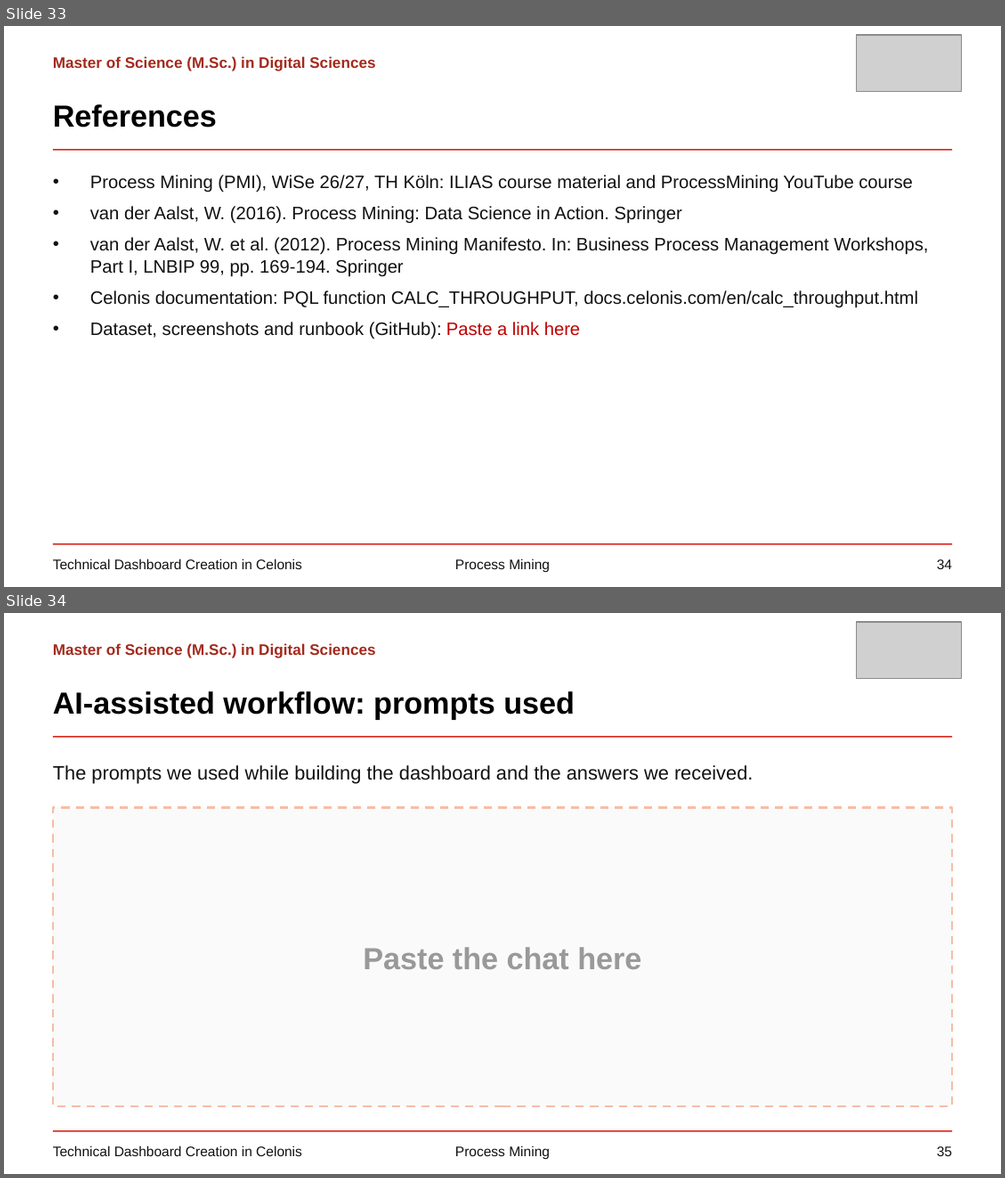
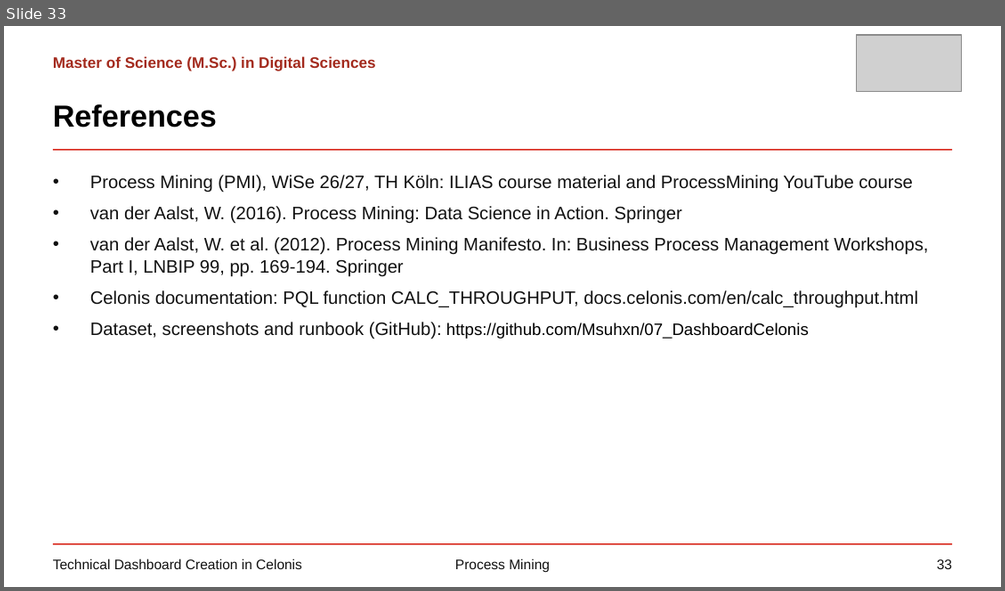
Before and after one commit to Msuhxn/07_DashboardCelonis, a slide deck: slides/Celonis_Seminar_Group07.pptx. Shown one above the other, each under a label of ours: slides 33 and 34 before the commit, slide 33 after it. The pictures are 1005x1178 and 1005x591 pixels, drawn with LibreOffice and Linux fonts; fonts in the diff are those of the drawing; grey boxes stand for pictures. Boxes give left, top, right and bottom in pixels: in the first picture for what was removed or moved away, otherwise in the second. Text is boxed around its words. In the diff, an @@ line names an element or a change of style, - is before the commit and + after.

Commit message:
Add AI usage log, GitHub link and slide updates

```diff
--- a/slides/Celonis_Seminar_Group07.pptx
+++ b/slides/Celonis_Seminar_Group07.pptx
@@ slide 34 removed at (4, 613, 1001, 1174), background #FFFFFF @@
@@ picture removed at (857, 622, 961, 679) @@
@@ text removed at (53, 643, 375, 658) @@
-Master of Science (M.Sc.) in Digital Sciences
@@ text removed at (53, 691, 574, 720) @@
-AI-assisted workflow: prompts used
@@ line removed from (53, 737) to (952, 737) @@
@@ text removed at (53, 765, 752, 784) @@
-The prompts we used while building the dashboard and the answers we received.
@@ rectangle removed at (53, 807, 952, 1106) @@
@@ text removed at (363, 947, 641, 969) @@
-Paste the chat here
@@ line removed from (53, 1131) to (952, 1131) @@
@@ text removed at (53, 1145, 302, 1156) @@
-Technical Dashboard Creation in Celonis
@@ text removed at (455, 1145, 550, 1159) @@
-Process Mining
@@ text removed at (937, 1146, 952, 1156) @@
-35
@@ slide 33 changed as well @@
@@ text at (90, 321, 809, 339): text changed; size 13 to 12 pt; text colour #111111 to #000000 @@
-• Dataset, screenshots and runbook (GitHub): Paste a link here
+• Dataset, screenshots and runbook (GitHub): https://github.com/Msuhxn/07_DashboardCelonis
@@ text at (937, 559, 952, 569): text changed @@
-34
+33
```
Also in this commit, not shown: 12 other slides changed, 1 slide added, 2 other files.
